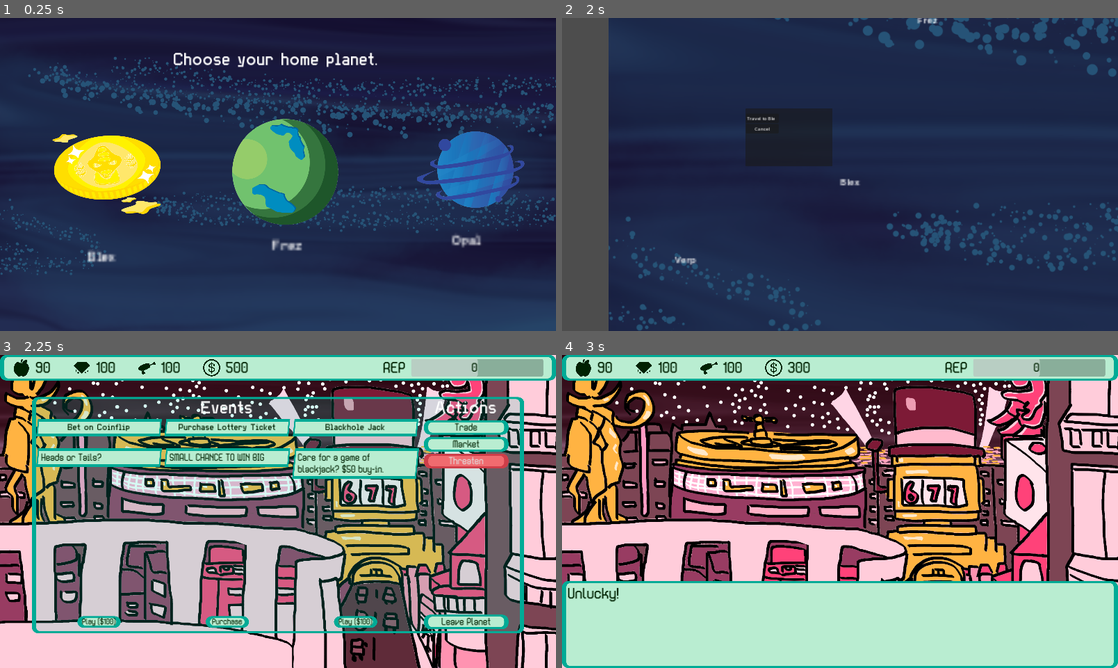
Above: before the commit, frames 1-4 (two rows, left to right).
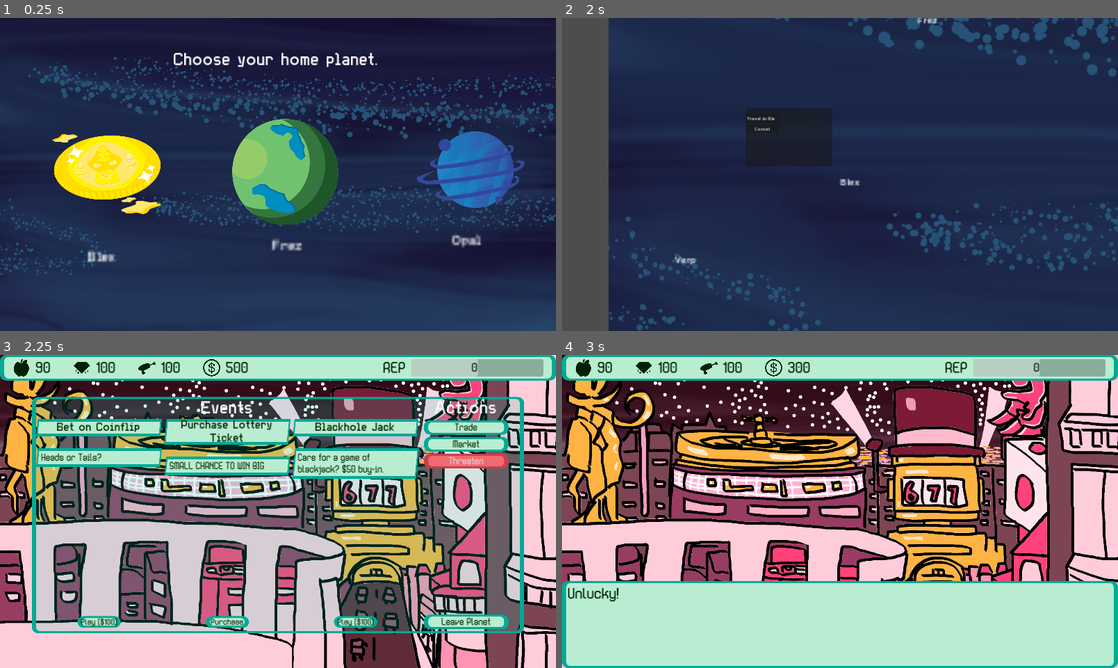
Above: after the commit, the same moments.

Repository: TheWorldisWatchingGameJam/TheWorldisWatching
Game: Godot game, scene res://Scenes/main.tscn
Two runs of this game, one before a commit and one after it. Both use one fixed random seed, a clock stepped at 60 frames per second and the inputs below. The engine's default icon, where the game draws it, is replaced by a stand-in: a white triangle on a blue panel in a dark square.
Inputs (mouse positions are in pixels of both pictures, inside the frame that each line leads up to):
- Up to frame 1 (0.25 s): no input
- Up to frame 2 (2 s): tap Enter at 0.5 s; move the mouse to (667, 177) at 0.52 s; click (667, 177) at 0.67 s; tap Space at 1.25 s; move the mouse to (678, 177) at 1.27 s; click (678, 177) at 1.42 s
- Up to frame 3 (2.25 s): click "Travel to Blex" at 2 s
- Up to frame 4 (3 s): click "Purchase" at 2.75 s

Frames 1-2 are identical in both runs. In frame 3, 3.6% of the frame differs, in the area x 10-71%, y 20-87%; in frame 4, nothing differs.
Error in both runs: Invalid assignment of property or key 'texture' with value of type 'CompressedTexture2D' on a base object of type 'Nil'. (res://PlanetNode.gd:17)

Commit message:
show message if player cannot afford event

Diff:
--- a/TWIW/Assets/Theme/event_name_label_settings.tres
+++ b/TWIW/Assets/Theme/event_name_label_settings.tres
@@ -4,5 +4,5 @@
 
 [resource]
 font = ExtResource("1_lfcst")
-font_size = 30
+font_size = 40
 font_color = Color(0, 0.133333, 0.00784314, 1)
--- a/TWIW/Scenes/planet_screen.gd
+++ b/TWIW/Scenes/planet_screen.gd
@@ -7,6 +7,7 @@
 
 @export var event_name_label_settings: LabelSettings
 @export var event_desc_label_settings: LabelSettings
+@export var cannot_afford_event_message: Array[DialogueItem]
 
 @onready var background = $Background
 @onready var planet_window = %PlanetWindow
@@ -321,7 +322,7 @@
 		var button = Button.new()
 		button.text = event.event_button_text
 		button.theme = load("res://Assets/Theme/button_theme.tres")
-		button.add_theme_font_size_override("font_size", 25)
+		button.add_theme_font_size_override("font_size", 27)
 		button.custom_minimum_size = Vector2(150, 40)
 		button.size_flags_horizontal = Control.SIZE_SHRINK_CENTER
 		button.size_flags_vertical = Control.SIZE_SHRINK_END
@@ -387,9 +388,17 @@
 func _on_event_selected(event: Event) -> void:
 	# Pay cost first
 	for cost in event.cost:
+
+		#Check if player can pay
 		if not player_data.can_pay(cost):
 			print("Player cannot afford event cost!")
+			var dialogue_window = load("res://Scenes/dialogue_window.tscn").instantiate()
+			dialogue_window.dialogue_array = cannot_afford_event_message
+			dialogue_window.dialogueFinished.connect(_info_window_finished.bind(dialogue_window))
+			self.add_child(dialogue_window)
 			return
+
+
 	for cost in event.cost:
 		player_data.player_data_modify(cost)
 
@@ -946,11 +955,13 @@
 			await current_dialogue_window.dialogueFinished
 		blackjack_active = false
 		window.visible = true
+		current_dialogue_window.queue_free()
 		emit_signal("eventChosen")
 
 # ============================================
 # END BLACKJACK SYSTEM
 # ============================================
+
 
 func _on_trade_button_pressed() -> void:
 	window.hide()
@@ -981,3 +992,6 @@
 func _on_leave_button_pressed() -> void:
 	playerLeftPlanet.emit(planet.name)
 	self.queue_free()
+
+func _info_window_finished(dialogue_window: Control) -> void:
+	dialogue_window.queue_free()
--- a/TWIW/Scenes/planet_screen.tscn
+++ b/TWIW/Scenes/planet_screen.tscn
@@ -1,7 +1,8 @@
-[gd_scene load_steps=12 format=3 uid="uid://cmcx2y2kmefbe"]
+[gd_scene load_steps=14 format=3 uid="uid://cmcx2y2kmefbe"]
 
 [ext_resource type="Script" path="res://Scenes/planet_screen.gd" id="1_h7ydv"]
 [ext_resource type="LabelSettings" uid="uid://dt0j1ho485ia6" path="res://Assets/Theme/event_name_label_settings.tres" id="3_eddby"]
+[ext_resource type="Script" path="res://Scripts/Components/dialogue_item.gd" id="4_xs45k"]
 [ext_resource type="LabelSettings" uid="uid://b2jya7wkh1jay" path="res://Assets/Theme/event_desc_label_settings.tres" id="5_0i3g7"]
 [ext_resource type="PackedScene" uid="uid://dkelrugrmtsdk" path="res://Scenes/player_ui.tscn" id="5_h8kr8"]
 [ext_resource type="LabelSettings" uid="uid://bepmqoip50uru" path="res://Assets/Theme/large_text_generic.tres" id="6_fwpuq"]
@@ -10,6 +11,11 @@
 [ext_resource type="FontFile" uid="uid://bvqyl8ghgkiik" path="res://Assets/Theme/Eightgon-OGn6p.ttf" id="10_hubp0"]
 [ext_resource type="StyleBox" uid="uid://8gfifrmm6kfc" path="res://Assets/Theme/threaten_button_hover_stylebox.tres" id="11_geemm"]
 [ext_resource type="StyleBox" uid="uid://cg4sm18yjmyjm" path="res://Assets/Theme/threaten_button_normal_stylebox.tres" id="12_d1a24"]
+
+[sub_resource type="Resource" id="Resource_4kciy"]
+script = ExtResource("4_xs45k")
+name = ""
+dialogue = "You cannot afford this event!"
 
 [sub_resource type="Theme" id="Theme_mnncx"]
 default_font_size = 30
@@ -30,6 +36,7 @@
 script = ExtResource("1_h7ydv")
 event_name_label_settings = ExtResource("3_eddby")
 event_desc_label_settings = ExtResource("5_0i3g7")
+cannot_afford_event_message = Array[ExtResource("4_xs45k")]([SubResource("Resource_4kciy")])
 
 [node name="Background" type="TextureRect" parent="."]
 custom_minimum_size = Vector2(1920, 1080)
